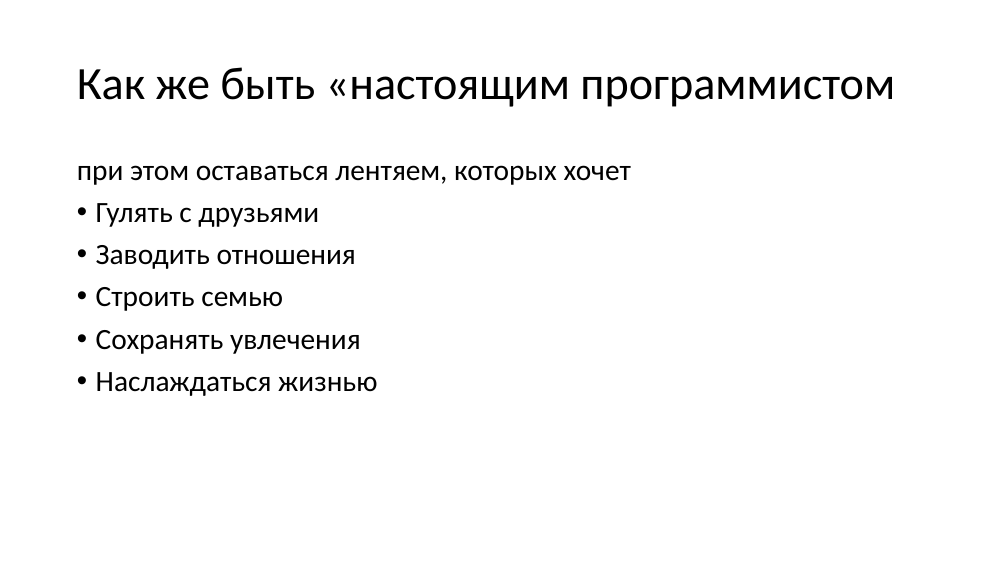
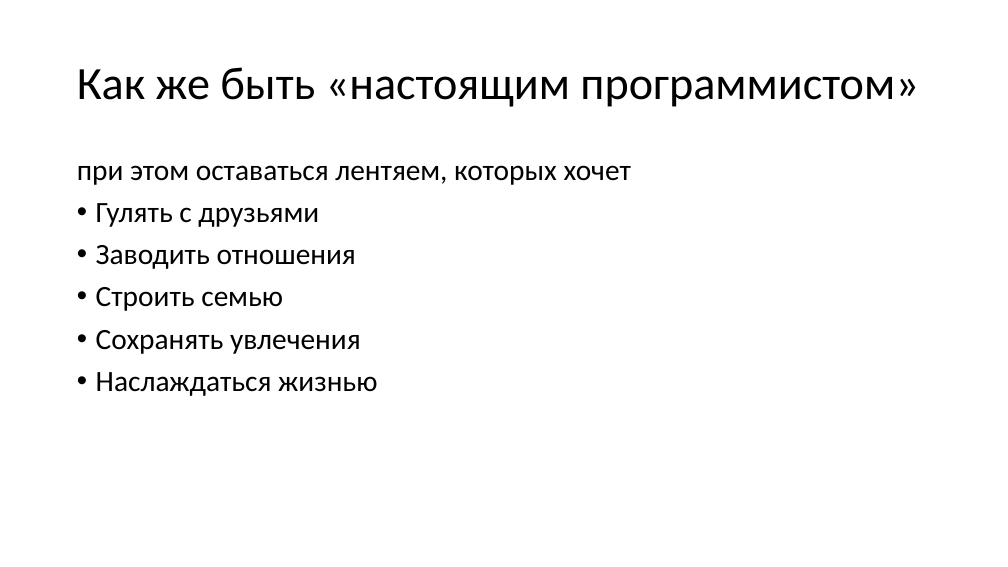
Before and after one commit to kugushev/presentations, a slide deck: slide 9 of 2018_Students-Breakfast/Presentation.pptx. Drawn at 1008x567 pixels with LibreOffice and Linux fonts; fonts in the diff are those of the drawing. Boxes give left, top, right and bottom in pixels: in the first picture for what was removed or moved away, otherwise in the second. Text is boxed around its words. In the diff, an @@ line names an element or a change of style, - is before the commit and + after.

```diff
--- a/2018_Students-Breakfast/Presentation.pptx
+++ b/2018_Students-Breakfast/Presentation.pptx
@@ title at box(77, 67, 918, 107): text changed @@
-Как же быть «настоящим программистом
+Как же быть «настоящим программистом»
```
Also in this commit, not shown: 1 other slide changed, 1 slide added, 1 slide removed.
